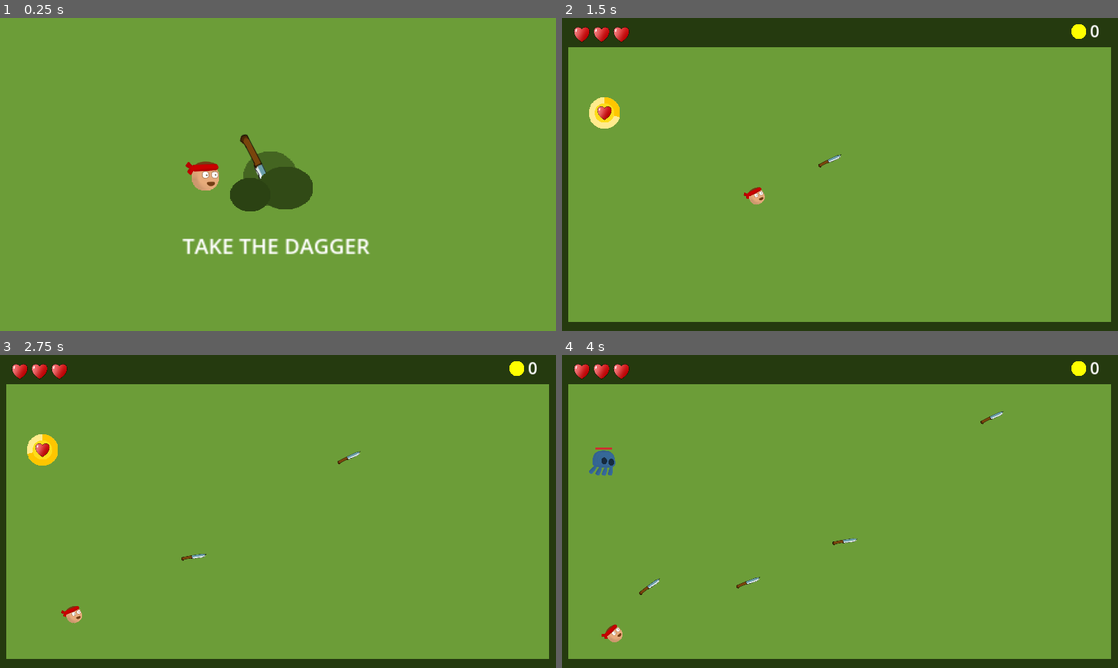
Above: before the commit, frames 1-4 (two rows, left to right).
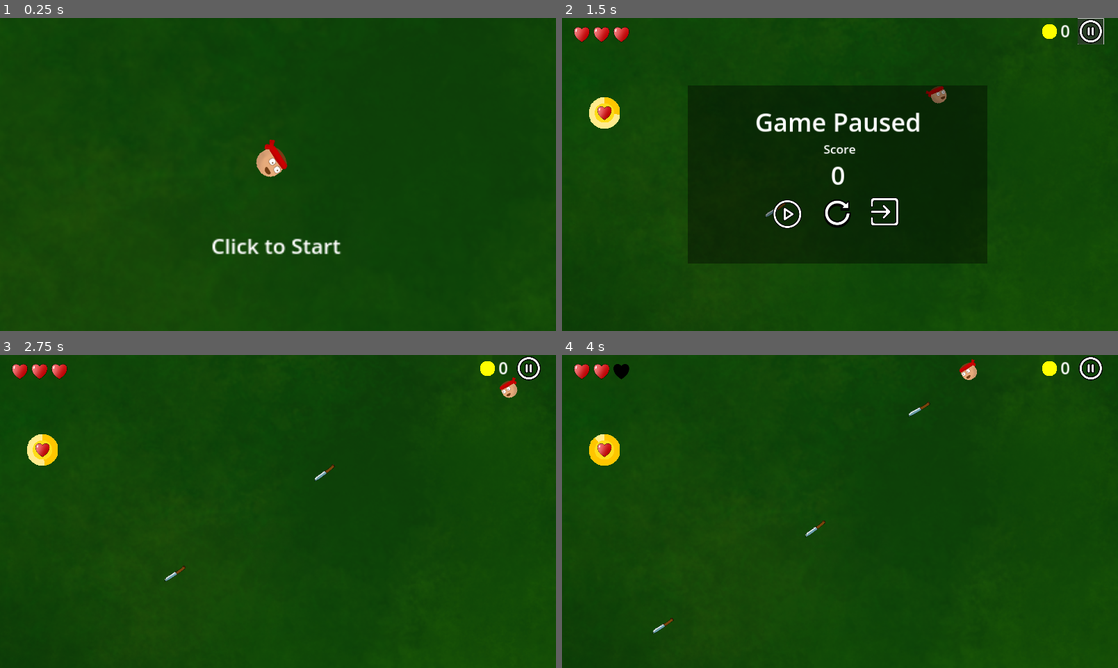
Above: after the commit, the same moments.

Repository: RoshanDavis/Dagger-Dodge-Godot-Project
Game: Godot game, scene res://scenes/game.tscn
Two runs of this game, one before a commit and one after it. Both use one fixed random seed, a clock stepped at 60 frames per second and the inputs below.
Inputs (mouse positions are in pixels of both pictures, inside the frame that each line leads up to):
- Up to frame 1 (0.25 s): no input
- Up to frame 2 (1.5 s): click (823, 171) at 0.52 s; click (1090, 30) at 1.27 s
- Up to frame 3 (2.75 s): click (227, 552) at 2.02 s
- Up to frame 4 (4 s): move the mouse to (962, 495) at 2.77 s; click (962, 495) at 2.85 s; move the mouse to (728, 527) at 3.52 s; click (728, 527) at 3.6 s

The runs differ from the first frame. In frame 1, 100% of the frame differs, in the area x 0-100%, y 0-100%; in frame 2, 86%; in frame 3, 86%; in frame 4, 87%.

Commit message:
added pause menu and fixed player rotation

Diff:
--- a/scenes/game.tscn
+++ b/scenes/game.tscn
@@ -1,15 +1,30 @@
-[gd_scene load_steps=19 format=3 uid="uid://cg6nshbkea3ju"]
+[gd_scene load_steps=15 format=3 uid="uid://cg6nshbkea3ju"]
 
 [ext_resource type="PackedScene" uid="uid://bq53kn6frissv" path="res://scenes/wall.tscn" id="1_1iadt"]
 [ext_resource type="Script" path="res://scripts/game.gd" id="1_so7ud"]
-[ext_resource type="Texture2D" uid="uid://cn40emfty6dtn" path="res://assets/prototype-square.png" id="2_ld8mn"]
+[ext_resource type="Texture2D" uid="uid://bf3651gsh34qd" path="res://assets/environment/Grass.png" id="2_3e2br"]
 [ext_resource type="PackedScene" uid="uid://ctyuky1aelg4h" path="res://scenes/player.tscn" id="3_7iytr"]
 [ext_resource type="Script" path="res://scripts/spawner.gd" id="5_toys6"]
 [ext_resource type="PackedScene" uid="uid://bftmupls70oan" path="res://scenes/heart_health_indicator.tscn" id="6_ajpxk"]
 [ext_resource type="Theme" uid="uid://bcj62soh77ubu" path="res://themes/default.tres" id="7_cjakg"]
 [ext_resource type="Texture2D" uid="uid://qmx1pi0utiv8" path="res://assets/prototype-circle.png" id="7_uhx2i"]
 [ext_resource type="Script" path="res://scripts/start_menu.gd" id="9_73xe4"]
-[ext_resource type="Texture2D" uid="uid://gyk8ph73wfat" path="res://assets/daggers/dagger.png" id="9_p3kl1"]
+[ext_resource type="Texture2D" uid="uid://dyrfmu502pve2" path="res://assets/pause icon.png" id="11_4dsma"]
+
+[sub_resource type="Animation" id="Animation_oqw3s"]
+length = 0.001
+tracks/0/type = "value"
+tracks/0/imported = false
+tracks/0/enabled = true
+tracks/0/path = NodePath(".:zoom")
+tracks/0/interp = 1
+tracks/0/loop_wrap = true
+tracks/0/keys = {
+"times": PackedFloat32Array(0),
+"transitions": PackedFloat32Array(1),
+"update": 0,
+"values": [Vector2(1.75, 1.75)]
+}
 
 [sub_resource type="Animation" id="Animation_jitqe"]
 resource_name = "zoom out"
@@ -27,21 +42,6 @@
 "values": [Vector2(1.75, 1.75), Vector2(1, 1)]
 }
 
-[sub_resource type="Animation" id="Animation_oqw3s"]
-length = 0.001
-tracks/0/type = "value"
-tracks/0/imported = false
-tracks/0/enabled = true
-tracks/0/path = NodePath(".:zoom")
-tracks/0/interp = 1
-tracks/0/loop_wrap = true
-tracks/0/keys = {
-"times": PackedFloat32Array(0),
-"transitions": PackedFloat32Array(1),
-"update": 0,
-"values": [Vector2(1.75, 1.75)]
-}
-
 [sub_resource type="AnimationLibrary" id="AnimationLibrary_2fl8b"]
 _data = {
 "RESET": SubResource("Animation_oqw3s"),
@@ -51,87 +51,31 @@
 [sub_resource type="RectangleShape2D" id="RectangleShape2D_xsdpc"]
 size = Vector2(1093.5, 532)
 
-[sub_resource type="Animation" id="Animation_oyu13"]
-length = 0.001
-tracks/0/type = "value"
-tracks/0/imported = false
-tracks/0/enabled = true
-tracks/0/path = NodePath("TextureButton:position")
-tracks/0/interp = 1
-tracks/0/loop_wrap = true
-tracks/0/keys = {
-"times": PackedFloat32Array(0),
-"transitions": PackedFloat32Array(1),
-"update": 0,
-"values": [Vector2(17.8867, -57)]
-}
-
-[sub_resource type="Animation" id="Animation_3h51o"]
-resource_name = "dagger out"
-length = 0.5
-tracks/0/type = "value"
-tracks/0/imported = false
-tracks/0/enabled = true
-tracks/0/path = NodePath("TextureButton:position")
-tracks/0/interp = 2
-tracks/0/loop_wrap = true
-tracks/0/keys = {
-"times": PackedFloat32Array(0, 0.5),
-"transitions": PackedFloat32Array(1, 1),
-"update": 0,
-"values": [Vector2(13, -59), Vector2(4.99997, -76)]
-}
-
-[sub_resource type="Animation" id="Animation_775i5"]
-resource_name = "dagger in"
-length = 0.5
-tracks/0/type = "value"
-tracks/0/imported = false
-tracks/0/enabled = true
-tracks/0/path = NodePath("TextureButton:position")
-tracks/0/interp = 1
-tracks/0/loop_wrap = true
-tracks/0/keys = {
-"times": PackedFloat32Array(0, 0.5),
-"transitions": PackedFloat32Array(1, 1),
-"update": 0,
-"values": [Vector2(4.99997, -76), Vector2(13, -59)]
-}
-
-[sub_resource type="AnimationLibrary" id="AnimationLibrary_wfrd6"]
-_data = {
-"RESET": SubResource("Animation_oyu13"),
-"dagger in": SubResource("Animation_775i5"),
-"dagger out": SubResource("Animation_3h51o")
-}
-
 [node name="Game" type="Node"]
 script = ExtResource("1_so7ud")
 
 [node name="BG" type="Sprite2D" parent="."]
 modulate = Color(0.424929, 0.61591, 0.220738, 1)
-position = Vector2(556, 341)
-scale = Vector2(101.75, 57.625)
-texture = ExtResource("2_ld8mn")
+texture = ExtResource("2_3e2br")
+centered = false
 
 [node name="Boundary" type="Node2D" parent="."]
-modulate = Color(0.146156, 0.22591, 0.0610759, 1)
+modulate = Color(0.374139, 0.374139, 0.374139, 1)
 position = Vector2(579, 319)
 
 [node name="Wall" parent="Boundary" instance=ExtResource("1_1iadt")]
-position = Vector2(-577, 0)
+position = Vector2(-590, -335)
 
 [node name="Wall2" parent="Boundary" instance=ExtResource("1_1iadt")]
-position = Vector2(577, 0)
+position = Vector2(580, 324)
 rotation = 3.14159
 
 [node name="Wall3" parent="Boundary" instance=ExtResource("1_1iadt")]
-position = Vector2(-1, -292)
+position = Vector2(497, -330)
 rotation = 1.5708
-scale = Vector2(2.21447, 9)
 
 [node name="Wall4" parent="Boundary" instance=ExtResource("1_1iadt")]
-position = Vector2(-1, 326)
+position = Vector2(-541, 339)
 rotation = -1.5708
 
 [node name="Camera2D" type="Camera2D" parent="."]
@@ -145,7 +89,7 @@
 
 [node name="Player" parent="." instance=ExtResource("3_7iytr")]
 unique_name_in_owner = true
-position = Vector2(494, 327)
+position = Vector2(571, 310)
 
 [node name="Spawner" type="Area2D" parent="."]
 position = Vector2(576, 353)
@@ -173,9 +117,9 @@
 
 [node name="HFlowContainer" type="HFlowContainer" parent="Score"]
 layout_mode = 0
-offset_left = -647.0
+offset_left = -708.0
 offset_top = 3.0
-offset_right = -84.0
+offset_right = -145.0
 offset_bottom = 50.0
 alignment = 2
 
@@ -212,48 +156,6 @@
 grow_vertical = 2
 script = ExtResource("9_73xe4")
 
-[node name="TextureRect2" type="TextureRect" parent="Start Menu"]
-layout_mode = 0
-offset_left = 16.8867
-offset_top = -21.0
-offset_right = 144.887
-offset_bottom = 107.0
-
-[node name="Prototype-circle" type="Sprite2D" parent="Start Menu/TextureRect2"]
-modulate = Color(0.267616, 0.39673, 0.130883, 1)
-position = Vector2(-2, 46)
-scale = Vector2(0.5, 0.5)
-texture = ExtResource("7_uhx2i")
-
-[node name="TextureButton" type="TextureButton" parent="Start Menu"]
-layout_mode = 0
-offset_left = 17.8867
-offset_top = -57.0
-offset_right = 145.887
-offset_bottom = 71.0
-rotation = 1.10659
-scale = Vector2(0.9, 0.7)
-texture_normal = ExtResource("9_p3kl1")
-
-[node name="TextureRect" type="TextureRect" parent="Start Menu"]
-layout_mode = 0
-offset_left = 16.8867
-offset_top = -21.0
-offset_right = 144.887
-offset_bottom = 107.0
-
-[node name="Prototype-circle2" type="Sprite2D" parent="Start Menu/TextureRect"]
-modulate = Color(0.191555, 0.290155, 0.0871858, 1)
-position = Vector2(16, 57)
-scale = Vector2(0.507813, 0.390625)
-texture = ExtResource("7_uhx2i")
-
-[node name="Prototype-circle3" type="Sprite2D" parent="Start Menu/TextureRect"]
-modulate = Color(0.168586, 0.257986, 0.0739635, 1)
-position = Vector2(-25.8867, 65)
-scale = Vector2(0.367188, 0.304688)
-texture = ExtResource("7_uhx2i")
-
 [node name="Take the Dagger" type="Label" parent="Start Menu"]
 layout_mode = 0
 offset_left = -89.0
@@ -261,17 +163,35 @@
 offset_right = 133.0
 offset_bottom = 141.0
 theme_override_font_sizes/font_size = 25
-text = "take the dagger "
+text = "Click to Start"
 horizontal_alignment = 1
 vertical_alignment = 1
-uppercase = true
 
-[node name="AnimationPlayer" type="AnimationPlayer" parent="Start Menu"]
-libraries = {
-"": SubResource("AnimationLibrary_wfrd6")
-}
+[node name="Pause" type="Control" parent="."]
+layout_mode = 3
+anchors_preset = 1
+anchor_left = 1.0
+anchor_right = 1.0
+offset_left = -40.0
+offset_bottom = 40.0
+grow_horizontal = 0
+
+[node name="Pause Button" type="Button" parent="Pause"]
+layout_mode = 1
+anchors_preset = 8
+anchor_left = 0.5
+anchor_top = 0.5
+anchor_right = 0.5
+anchor_bottom = 0.5
+offset_left = -59.0
+offset_top = -19.0
+offset_right = 77.0
+offset_bottom = 117.0
+grow_horizontal = 2
+grow_vertical = 2
+scale = Vector2(0.39088, 0.39088)
+theme = ExtResource("7_cjakg")
+icon = ExtResource("11_4dsma")
 
 [connection signal="timeout" from="Spawner/Gold Orb Spawn Timer" to="Spawner" method="_on_gold_orb_spawn_timer_timeout"]
-[connection signal="button_up" from="Start Menu/TextureButton" to="Start Menu" method="_on_texture_button_button_up"]
-[connection signal="mouse_entered" from="Start Menu/TextureButton" to="Start Menu" method="_on_texture_button_mouse_entered"]
-[connection signal="mouse_exited" from="Start Menu/TextureButton" to="Start Menu" method="_on_texture_button_mouse_exited"]
+[connection signal="button_up" from="Pause/Pause Button" to="." method="_on_pause_button_button_up"]
--- /dev/null
+++ b/scenes/pause_menu.tscn
@@ -0,0 +1,147 @@
+[gd_scene load_steps=8 format=3 uid="uid://bsdylrvnhpmts"]
+
+[ext_resource type="Script" path="res://scripts/pause_menu.gd" id="1_hnbay"]
+[ext_resource type="Theme" uid="uid://bcj62soh77ubu" path="res://themes/default.tres" id="2_v2bep"]
+[ext_resource type="Texture2D" uid="uid://crcxwqg4kgycp" path="res://assets/play icon.png" id="3_7a0v4"]
+[ext_resource type="Texture2D" uid="uid://j52a7nxwdai6" path="res://assets/restart icon.png" id="4_0ltx8"]
+[ext_resource type="Texture2D" uid="uid://c50k0fsdbofmy" path="res://assets/exit icon.png" id="5_v34fx"]
+
+[sub_resource type="LabelSettings" id="LabelSettings_huy7w"]
+font_size = 52
+
+[sub_resource type="LabelSettings" id="LabelSettings_hfkpu"]
+font_size = 25
+
+[node name="Pause Menu" type="Control"]
+layout_mode = 3
+anchors_preset = 15
+anchor_right = 1.0
+anchor_bottom = 1.0
+grow_horizontal = 2
+grow_vertical = 2
+script = ExtResource("1_hnbay")
+
+[node name="BG" type="ColorRect" parent="."]
+layout_mode = 1
+anchors_preset = 8
+anchor_left = 0.5
+anchor_top = 0.5
+anchor_right = 0.5
+anchor_bottom = 0.5
+offset_left = -311.0
+offset_top = -184.0
+offset_right = 310.0
+offset_bottom = 184.0
+grow_horizontal = 2
+grow_vertical = 2
+color = Color(0, 0, 0, 0.392157)
+
+[node name="Game Paused" type="Label" parent="."]
+layout_mode = 1
+anchors_preset = 8
+anchor_left = 0.5
+anchor_top = 0.5
+anchor_right = 0.5
+anchor_bottom = 0.5
+offset_left = -218.0
+offset_top = -145.0
+offset_right = 219.0
+offset_bottom = -73.0
+grow_horizontal = 2
+grow_vertical = 2
+text = "Game Paused"
+label_settings = SubResource("LabelSettings_huy7w")
+horizontal_alignment = 1
+vertical_alignment = 1
+
+[node name="ScoreTitle" type="Label" parent="."]
+layout_mode = 1
+anchors_preset = 8
+anchor_left = 0.5
+anchor_top = 0.5
+anchor_right = 0.5
+anchor_bottom = 0.5
+offset_left = -30.0
+offset_top = -71.0
+offset_right = 37.0
+offset_bottom = -36.0
+grow_horizontal = 2
+grow_vertical = 2
+text = "Score"
+label_settings = SubResource("LabelSettings_hfkpu")
+horizontal_alignment = 1
+vertical_alignment = 1
+
+[node name="Score" type="Label" parent="."]
+layout_mode = 1
+anchors_preset = 8
+anchor_left = 0.5
+anchor_top = 0.5
+anchor_right = 0.5
+anchor_bottom = 0.5
+offset_left = -218.0
+offset_top = -35.0
+offset_right = 219.0
+offset_bottom = 37.0
+grow_horizontal = 2
+grow_vertical = 2
+text = "0
+"
+label_settings = SubResource("LabelSettings_huy7w")
+horizontal_alignment = 1
+vertical_alignment = 1
+
+[node name="Resume Button" type="Button" parent="."]
+layout_mode = 1
+anchors_preset = 8
+anchor_left = 0.5
+anchor_top = 0.5
+anchor_right = 0.5
+anchor_bottom = 0.5
+offset_left = -139.0
+offset_top = 48.0
+offset_right = -3.0
+offset_bottom = 184.0
+grow_horizontal = 2
+grow_vertical = 2
+scale = Vector2(0.499997, 0.499997)
+theme = ExtResource("2_v2bep")
+icon = ExtResource("3_7a0v4")
+
+[node name="Restart Button" type="Button" parent="."]
+layout_mode = 1
+anchors_preset = 8
+anchor_left = 0.5
+anchor_top = 0.5
+anchor_right = 0.5
+anchor_bottom = 0.5
+offset_left = -38.0
+offset_top = 43.0
+offset_right = 66.0
+offset_bottom = 147.0
+grow_horizontal = 2
+grow_vertical = 2
+scale = Vector2(0.7, 0.7)
+theme = ExtResource("2_v2bep")
+icon = ExtResource("4_0ltx8")
+
+[node name="Exit Button" type="Button" parent="."]
+layout_mode = 1
+anchors_preset = 8
+anchor_left = 0.5
+anchor_top = 0.5
+anchor_right = 0.5
+anchor_bottom = 0.5
+offset_left = 65.0
+offset_top = 46.0
+offset_right = 201.0
+offset_bottom = 182.0
+grow_horizontal = 2
+grow_vertical = 2
+scale = Vector2(0.46, 0.46)
+theme = ExtResource("2_v2bep")
+icon = ExtResource("5_v34fx")
+
+[connection signal="button_up" from="Resume Button" to="." method="_on_resume_button_button_up"]
+[connection signal="button_up" from="Restart Button" to="." method="_on_restart_button_button_up"]
+[connection signal="button_up" from="Exit Button" to="." method="_on_exit_button_button_up"]
--- a/scenes/wall.tscn
+++ b/scenes/wall.tscn
@@ -1,16 +1,11 @@
-[gd_scene load_steps=3 format=3 uid="uid://bq53kn6frissv"]
-
-[ext_resource type="Texture2D" uid="uid://dhcilia6mek3r" path="res://assets/environment/wall.png" id="1_0rndt"]
+[gd_scene load_steps=2 format=3 uid="uid://bq53kn6frissv"]
 
 [sub_resource type="RectangleShape2D" id="RectangleShape2D_66yla"]
-size = Vector2(28, 160)
+size = Vector2(16, 1387)
 
 [node name="Wall" type="StaticBody2D" groups=["wall"]]
-scale = Vector2(1, 9)
-
-[node name="Wall" type="Sprite2D" parent="."]
-texture = ExtResource("1_0rndt")
 
 [node name="CollisionShape2D" type="CollisionShape2D" parent="." groups=["wall"]]
 visible = false
+position = Vector2(0, 512.5)
 shape = SubResource("RectangleShape2D_66yla")
--- a/scripts/game.gd
+++ b/scripts/game.gd
@@ -3,6 +3,7 @@
 @onready var score:int = 0
 @onready var gameOverMenu = preload("res://scenes/game_over_menu.tscn")
 @onready var player = %Player
+@onready var pauseMenu = preload("res://scenes/pause_menu.tscn")
 
 func _ready():
 	AudioManager.game_music.play()
@@ -40,3 +41,17 @@
 			player.heal(1)
 		1:
 			player.shield_gained()
+
+func resume_game():
+	Engine.time_scale = 1
+	player.canMove = true
+
+func exit_game():
+	get_tree().quit()
+
+func _on_pause_button_button_up():
+	var pauseMenuInstance = pauseMenu.instantiate()
+	pauseMenuInstance.position = Vector2(0,0)
+	get_tree().get_root().get_node("Game").add_child(pauseMenuInstance)
+	Engine.time_scale = 0
+	player.canMove = false
--- a/scripts/heart_health_indicator.gd
+++ b/scripts/heart_health_indicator.gd
@@ -1,10 +1,6 @@
 extends Control
 
 @onready var hearts_list : Array[TextureRect]
-
-#func _ready():
-	#var heart = $"Heart Container/Heart"
-	##hearts_list.append(heart)
 
 func set_max_health(health):
 	var heart = $"Heart Container/Heart"
@@ -15,7 +11,6 @@
 		health -= 1
 
 	for i in range(health):
-		print_debug(heart)
 		var new_heart = heart.duplicate()
 		heart_container.add_child(new_heart)
 		hearts_list.append(new_heart)
--- /dev/null
+++ b/scripts/pause_menu.gd
@@ -0,0 +1,21 @@
+extends Control
+
+
+func _ready():
+	var score = get_parent().score
+	set_score(score)
+
+func set_score(score):
+	$Score.text = str(score)
+
+
+func _on_restart_button_button_up():
+	get_parent().restart()
+
+
+func _on_resume_button_button_up():
+	get_parent().resume_game()
+	queue_free()
+
+func _on_exit_button_button_up():
+	get_parent().exit_game()
--- a/scripts/player.gd
+++ b/scripts/player.gd
@@ -4,6 +4,7 @@
 var dagger
 var has_shield = false
 var canMove = false
+var facingRight = true
 
 @export var health = 5
 @export var recoilSpeed = 500
@@ -19,12 +20,26 @@
 	game.set_current_health(health)
 
 func _physics_process(delta):
-	look_at(get_global_mouse_position())
+	rotate_player()
 	if canMove:
 		movement(delta)
 
+func rotate_player():
+	look_at(get_global_mouse_position())
+	rotation_degrees = fmod(rotation_degrees,360)
+	var rot = abs(rotation_degrees)
+	if (rot>90 and rot<270):
+		if facingRight:
+			apply_scale(Vector2(1,-1))
+			facingRight = false
+	else:
+		if not facingRight:
+			apply_scale(Vector2(1,-1))
+			facingRight = true
+
+
 func movement(delta):
-	if Input.is_action_just_pressed("Throw"):
+	if Input.is_action_just_released("Throw"):
 		var daggerInstance = dagger.instantiate()
 		daggerInstance.position = $FirePoint.global_position
 		daggerInstance.rotation = rotation
--- a/scripts/start_menu.gd
+++ b/scripts/start_menu.gd
@@ -1,19 +1,11 @@
 extends Control
 
 
-func _on_texture_button_button_up():
-	$"../Camera2D/AnimationPlayer".play("zoom out")
-	%Player.canMove = true
-	$"../Spawner".canSpawn = true
-	$"../Spawner".spawn_gold_orb()
-	visible = false
-	process_mode = ProcessMode.PROCESS_MODE_DISABLED
-
-
-func _on_texture_button_mouse_entered():
-	AudioManager.dagger_out.play()
-	$AnimationPlayer.play("dagger out")
-
-
-func _on_texture_button_mouse_exited():
-	$AnimationPlayer.play("dagger in")
+func _process(_delta):
+	if Input.is_action_just_pressed("Throw"):
+		$"../Camera2D/AnimationPlayer".play("zoom out")
+		AudioManager.dagger_out.play()
+		%Player.canMove = true
+		$"../Spawner".canSpawn = true
+		$"../Spawner".spawn_gold_orb()
+		queue_free()
Binary file added: assets/environment/Grass.png
Not shown, added: assets/environment/Grass.png.import
Binary file added: assets/environment/rocks.png
Not shown, added: assets/environment/rocks.png.import
Binary file added: assets/environment/stone wall.png
Not shown, added: assets/environment/stone wall.png.import
Binary file added: assets/exit icon.png
Not shown, added: assets/exit icon.png.import
Binary file added: assets/pause icon.png
Not shown, added: assets/pause icon.png.import
Binary file added: assets/play icon.png
Not shown, added: assets/play icon.png.import
